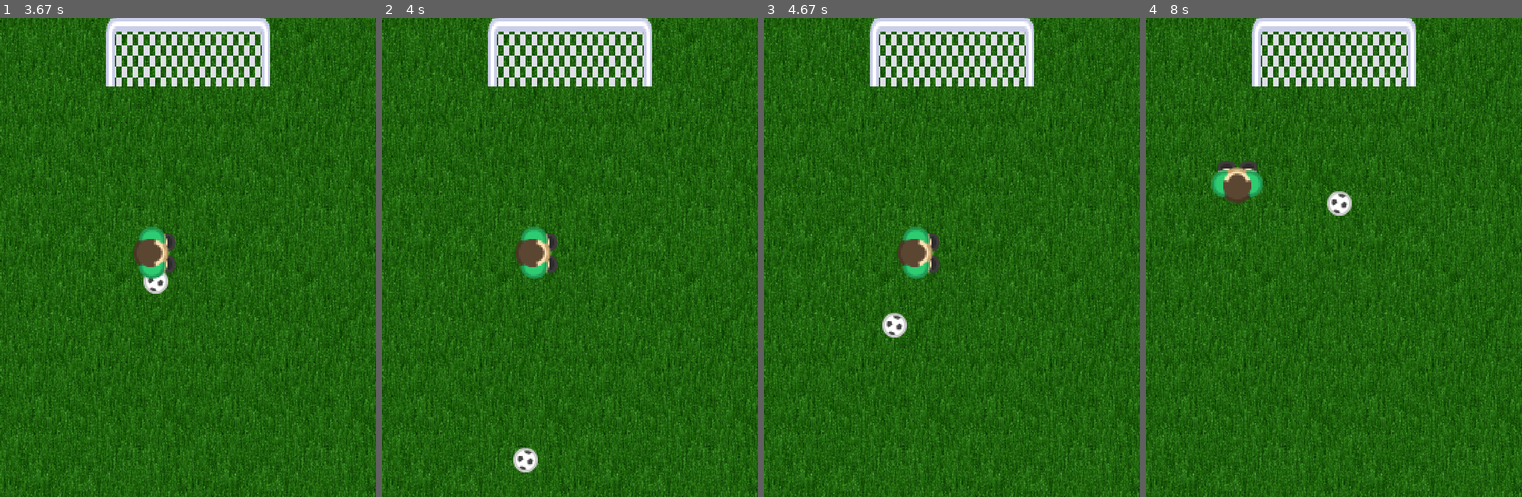
Above: before the commit, frames 1-4 (left to right).
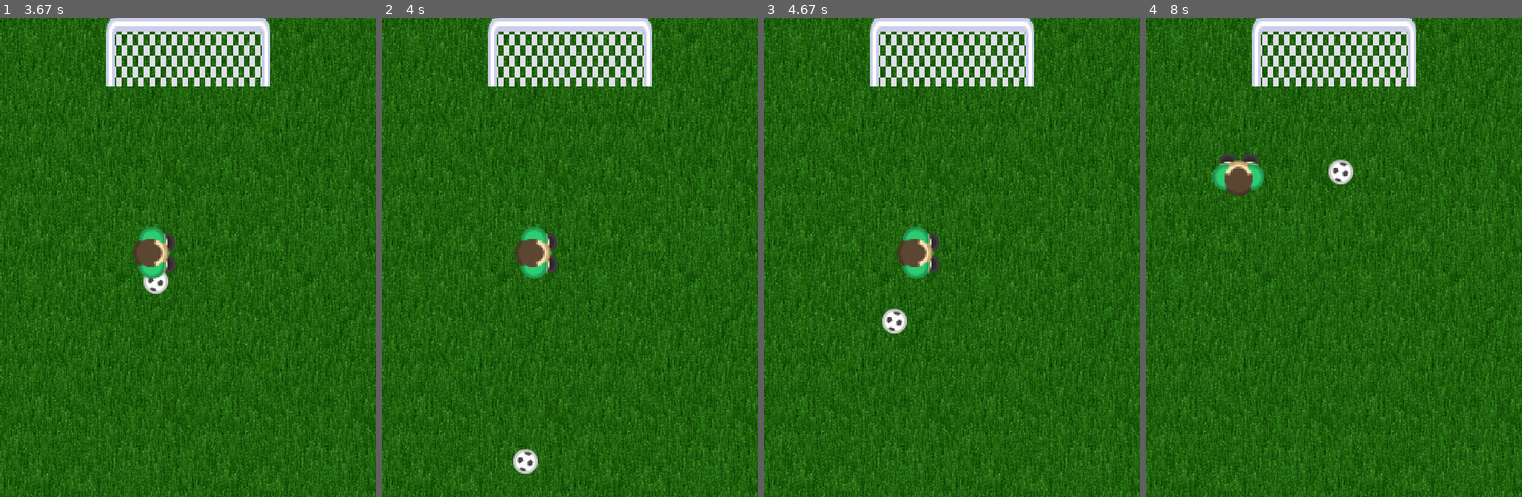
Above: after the commit, the same moments.

Repository: tara-nguyen/PyGame
Game: pygame game, started from MyFirstGameUsingClasses.py
The game is run twice, just before and just after one commit, with the same random seed, the same clock (stepped at 60 frames per second) and the same inputs.
Inputs:
- Up to frame 1 (3.67 s): hold Right 0.33-0.8 s; hold Up 0.83-1.13 s; tap Space at 0.9, 1.23, 1.53, 1.73, 2.03, 2.3, 2.63, 3.07, 3.47 s; tap S at 0.98, 2.38, 3.55 s; hold Right 1.17-1.63 s; hold Left 1.67-2.2 s; hold Down 2.23-2.53 s; hold Left 2.57-2.97 s; hold Up 3-3.37 s; hold Right from 3.4 s (still down)
- Up to frame 2 (4 s): keep holding Right; tap Space at 3.77 s
- Up to frame 3 (4.67 s): release Right at 4.03 s; hold Down 4.07-4.43 s; tap Space at 4.13 s
- Up to frame 4 (8 s): hold Left 7.2-7.6 s; tap Space at 7.27, 7.57, 7.7 s; hold Up from 7.63 s (still down); tap S at 7.78 s

Frame 1 is identical in both runs. In frame 2, 0.2% of the frame differs, in the area x 34-42%, y 89-96%; in frame 3, 0.3%; in frame 4, 1.4%, in the area x 17-56%, y 28-42%.

Commit message:
Fix bug specified in #2
... and tidy up the code

Diff:
--- a/ClassesForMyFirstGame.py
+++ b/ClassesForMyFirstGame.py
@@ -632,9 +632,9 @@
 class Ball(Game):
     '''This class is a child of the Game class. This class has the following
     methods: __init__, blit, getPos, setCenterPos, getCenterPos, setMovingAngle,
-    getMovingAngle, getSinCos, setFirstStep, setVelocity, getVelocity,
-    getExtremes, setFinalStep1, setFinalStep2, hitGoalPosts, bounceBack1,
-    bounceBack2, meetPlayer, checkGoal, setStep, decrementStep, moveBall,
+    getMovingAngle, getSinCos, setFirstStep, setStep, getStep, setVelocity,
+    getVelocity, decrementStep, getExtremes, setFinalStep1, setFinalStep2,
+    hitGoalPosts, bounceBack, checkBouncing, hitPlayer, checkGoal, moveBall,
     resetBall, and updateBall.
     To get a brief description of each method, use the following syntax:
         <module name as imported>.Ball.<method name>.__doc__'''
@@ -691,13 +691,27 @@
         self.stepX = stepSize * self.getSinCos()[0]
         self.stepY = stepSize * self.getSinCos()[1]
 
-    def setVelocity(self, stepSize):
+    def setStep(self, stepX, stepY):
+        '''This function sets the step size for the ball's movements.'''
+        self.stepX = stepX
+        self.stepY = stepY
+
+    def getStep(self):
+        '''This function returns the step size for the ball's movements.'''
+        return self.stepX, self.stepY
+
+    def setVelocity(self):
         '''This function sets the velocity of the ball.'''
-        self.velocity = self.stepX, self.stepY
+        self.velocity = self.getStep()
 
     def getVelocity(self):
         '''This function returns the current velocity of the ball.'''
         return self.velocity
+
+    def decrementStep(self):
+        '''This function decrements the step size to make the ball move slower.'''
+        factor = random.uniform(1.03, 1.05)   # a random real number
+        self.setStep(self.stepX/factor, self.stepY/factor)
 
     def getExtremes(self):
         '''This function returns the coordinates of the leftmost, rightmost, top,
@@ -715,24 +729,23 @@
         y-direction).
         distance is the distance from the ball to the boundary/goal post.'''
         if direction == 'x':
-            # ball reached either the left or the right side of the screen, or
-            # reached one of the goal posts
             self.stepX = distance
             self.stepY = self.stepX / (self.getSinCos()[0]/self.getSinCos()[1])
         else:
-            # ball reached either the top or the bottom of the screen
             self.stepY = distance
             self.stepX = self.stepY * (self.getSinCos()[0]/self.getSinCos()[1])
 
     def setFinalStep2(self, goalPosts):
-        '''This function handles ball movements right before the ball reaches
-        either the screen boundaries or the goal posts.
+        '''This function checks if the ball is about to reach either the screen
+        boundaries or the goal posts, and sets the step size accordingly.
         goalPosts denotes the x-coordinates and size of the goal posts.'''
+##        print('entered setFinalStep2')
         # the leftmost, rightmost, top, and bottom points on the ball
         left, right, top, bottom = self.getExtremes()
         # set the size of the final step before the ball reaches the
         # screen boundaries
         if self.stepX > left:
+##            print('approaching left screen boundary')
             self.setFinalStep1('x', left)
         if self.stepX < right - self.screenWidth:
             self.setFinalStep1('x', right - self.screenWidth)
@@ -752,9 +765,8 @@
             if right < goalPosts[1]-goalPosts[2] and \
                self.stepX < right-(goalPosts[1]-goalPosts[2]):
                 self.setFinalStep1('x', right-(goalPosts[1]-goalPosts[2]))
-        # new coordinates of the ball center
-        self.setCenterPos(self.getCenterPos()[0]-self.stepX,
-                          self.getCenterPos()[1]-self.stepY)
+##        print('step size',self.stepX,self.stepY)
+##        print('ball center pos',self.getCenterPos())
 
     def hitGoalPosts(self, goalPosts):
         '''This function checks if the ball has hit the goal posts.
@@ -786,14 +798,16 @@
             hitIn = True
         return hitOut, hitIn
 
-    def bounceBack1(self, switch):
+    def bounceBack(self, switch):
         '''This function modifies the velocity and angle to make the ball bounce
         back from a boundary (e.g., one of the screen boundaries or one of the
         goal posts).
         switch denotes whether the direction in which the ball is moving will be
         flipped laterally or vertically.'''
-        factor = random.uniform(1.03, 1.05)
+##        print('entered bounceBack')
+        factor = random.uniform(1.03, 1.05)   # a random real number
         if switch == 'x':
+##            print('ball bouncing back in the x-direction')
             # ball bouncing back in the x-direction
             self.setStep(self.getVelocity()[0]/-factor,
                          self.getVelocity()[1]/factor)
@@ -806,39 +820,50 @@
                 self.setMovingAngle(-180 - self.getMovingAngle())
             else:
                 self.setMovingAngle(180 - self.getMovingAngle())
-        # new coordinates for the ball center
-        self.setCenterPos(self.getCenterPos()[0]-self.stepX,
-                          self.getCenterPos()[1]-self.stepY)
-
-    def bounceBack2(self, goalPosts):
-        '''This function handles ball movements when the ball reaches either the
-        screen boundaries or the goal posts.
+
+    def checkBouncing(self, goalPosts):
+        '''This function checks if the ball has reached either the screen
+        boundaries or the goal posts, in which case the ball will bounce back
+        and the function will return True. Otherwise the function will return
+        False.
         goalPosts denotes the x-coordinates and size of the goal posts.'''
+##        print('entered checkBouncing')
         # leftmost, rightmost, top, and bottom points on the ball
         left, right, top, bottom = self.getExtremes()
+        stepX, stepY = self.getStep()   # current step size
         # After reaching the screen boundaries, the ball will bounce back
         # and continue moving at a reduced speed.
         if left == 0 or right == self.screenWidth or \
            top == 0 or bottom == self.screenHeight:
             if left == 0 or right == self.screenWidth:
-                self.bounceBack1('x')
+##                print('reached screen boundary')
+                self.bounceBack('x')
             else:
-                self.bounceBack1('y')
+                self.bounceBack('y')
         # Ball will also bounce back if it hits the goal posts.
         if self.hitGoalPosts(goalPosts)[0]:
             if self.getCenterPos()[1] > goalPosts[-1] and \
                abs(self.getMovingAngle()) < 90:
                 # ball bouncing back in the y direction
-                self.bounceBack1('y')
+                self.bounceBack('y')
             else:
                 # ball bouncing back in the x direction
-                self.bounceBack1('x')
+                self.bounceBack('x')
         if self.hitGoalPosts(goalPosts)[1]:
             # ball bouncing back in the x direction
-            self.bounceBack1('x')
-
-    def meetPlayer(self, playerRot, feetMidpoint, minDist):
+            self.bounceBack('x')
+##        print('step size',self.stepX,self.stepY)
+##        print('ball center pos',self.getCenterPos())
+        # return True if the step size has been modified
+        if self.stepX != stepX or self.stepY != stepY:
+            return True
+        else:
+            return False
+
+    def hitPlayer(self, playerRot, feetMidpoint, minDist):
         '''This function handles ball movements when it runs into the player.
+        The ball will stop moving if it hits the player from the front, but will
+        bounce back if it hits the player from the back.
         playerRot is the current rotation of the player (angle measured
         in degrees).
         feetMidpoint is the midpoint of the line connecting the player's feet
@@ -855,10 +880,9 @@
                 # ball reaches the front of the player's body --> stop moving
                 self.stepX = 0
                 self.stepY = 0
-                pygame.time.wait(100)   # pause program for 100 ms
             else:
-                # ball reaches the front of the player's body --> bounce back
-                self.bounceBack1(random.choice['x','y'])
+                # ball reaches the back of the player's body --> bounce back
+                self.bounceBack(random.choice(['x','y']))
 
     def checkGoal(self, goalPosts):
         '''This function checks if the player has scored.
@@ -870,16 +894,6 @@
             return True
         else:
             return False
-
-    def setStep(self, stepX, stepY):
-        '''This function sets the step size for the ball's movements.'''
-        self.stepX = stepX
-        self.stepY = stepY
-
-    def decrementStep(self):
-        '''This function decrements the step size to make the ball move slower.'''
-        factor = random.uniform(1.03, 1.05)
-        self.setStep(self.stepX/factor, self.stepY/factor)
 
     def moveBall(self, bodyAngle, stepSize, goalPosts, playerRot, feetMidpoint,
                  minDist, allThings, allPos, pressedKeys):
@@ -902,25 +916,42 @@
         self.setFirstStep(stepSize)   # initial step size
         scored = False
         while round(stepSize) > 0:
-            self.setVelocity(stepSize)
-            # final step before the ball reaches either the screen boundaries
-            # or the goal posts
+            self.setVelocity()
+##            print('velocity',self.getVelocity())
+##            print('ball center pos',self.getCenterPos())
+            if self.checkGoal(goalPosts):   # player has scored
+                scored = True
+            # set the size of the final step before the ball reaches either the
+            # screen boundaries or the goal posts
             self.setFinalStep2(goalPosts)
-            # update display to show movement
+            # new coordinates of the ball center
+            self.setCenterPos(self.getCenterPos()[0]-self.stepX,
+                              self.getCenterPos()[1]-self.stepY)
+            #update ball position and display to show movement
             self.updateBall(allThings, allPos)
-            self.updateDisplay()
-            # Ball will bounce back if it reaches either the screen boundaries
-            # or the goal posts.
-            self.bounceBack2(goalPosts)
-            # Ball will stop moving if it comes back to the front of the player,
-            # but will bounce back if it hits the back of the player.
-            self.meetPlayer(playerRot, feetMidpoint, minDist)
-            # checks if the player has scored
-            if self.checkGoal(goalPosts):
-                scored = True
-            if self.stepX == 0 and self.stepY == 0:   # ball stops moving
-                break
+            stepX, stepY = self.getStep()   # current step size
+##            print('current step size',self.getStep())
+            if self.checkBouncing(goalPosts):
+                # ball bouncing back after hitting either the screen boundaries
+                # or the goal posts
+                # new coordinates of the ball center
+                self.setCenterPos(self.getCenterPos()[0]-self.stepX,
+                                  self.getCenterPos()[1]-self.stepY)
+                # update ball position and display to show movement
+                self.updateBall(allThings, allPos)
+            # movement when ball hits player
+            self.hitPlayer(playerRot, feetMidpoint, minDist)
+            if self.stepX == 0 and self.stepY == 0:   # ball has stopped moving
+                break   # get out of while loop
+            elif self.stepX != stepX or self.stepY != stepY:
+                # new coordinates of the ball center
+                self.setCenterPos(self.getCenterPos()[0]-self.stepX,
+                                  self.getCenterPos()[1]-self.stepY)
+                # update ball position and display to show movement
+                self.updateBall(allThings, allPos)
+##            print('decrementing step size')
             self.decrementStep()   # decrement step size
+##            print()
             stepSize = math.sqrt(self.stepX**2+self.stepY**2)   # new step size
         # If the player scores, the ball will be placed at a random position
         # after it has stopped moving.
@@ -939,8 +970,10 @@
         self.updateBall(allThings, allPos)   # update ball position
 
     def updateBall(self, allThings, allPos):
-        '''This function updates the position of the ball.
+        '''This function updates the position of the ball and updates the
+        display to show movements.
         allThings is a list of everything on the screen.
         allPos is a list of the positions of everything on the screen.'''
         move.update(self.screen, allThings, allPos, (self.ball,self.ball),
                     (self.getCenterPos(),))
+        self.updateDisplay()
--- a/MyFirstGame.py
+++ b/MyFirstGame.py
@@ -507,7 +507,7 @@
 # ball position
 ballPosX = random.uniform(0, screenWidth-ballWidth)
 ballPosY = random.uniform(screenHeight/2, screenHeight-ballWidth)
-ballPosX = screenCenter[0]-ballCenter[0]
+ballPosX = 10
 ballPosY = screenCenter[1]-ballCenter[1]
 ballPos = ballPosX, ballPosY
 # coordinates of center of the image, relative to the screen
